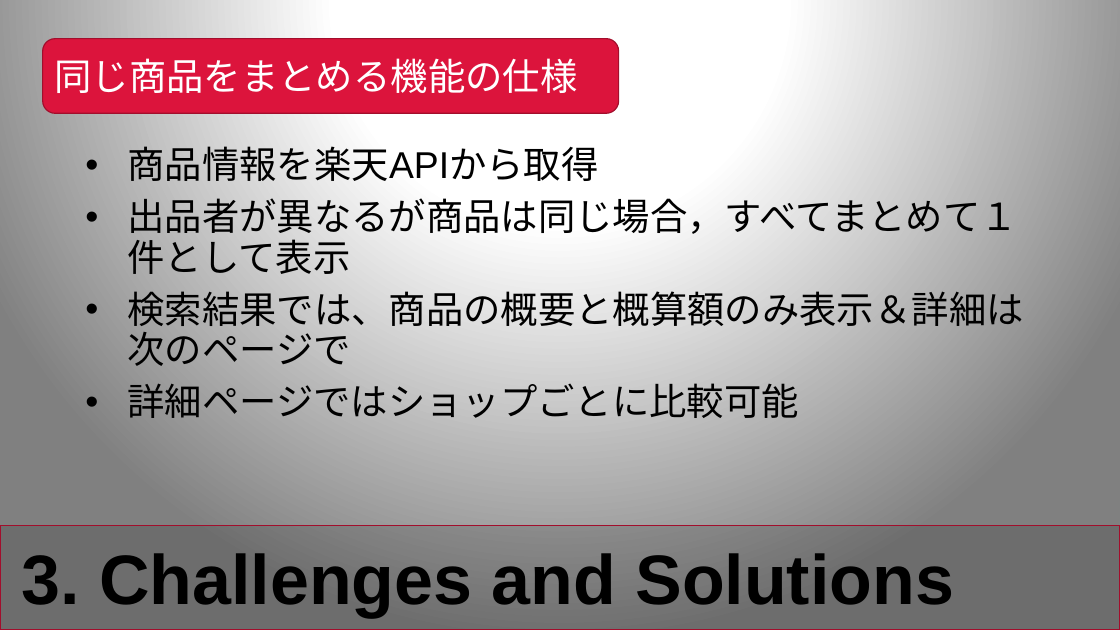
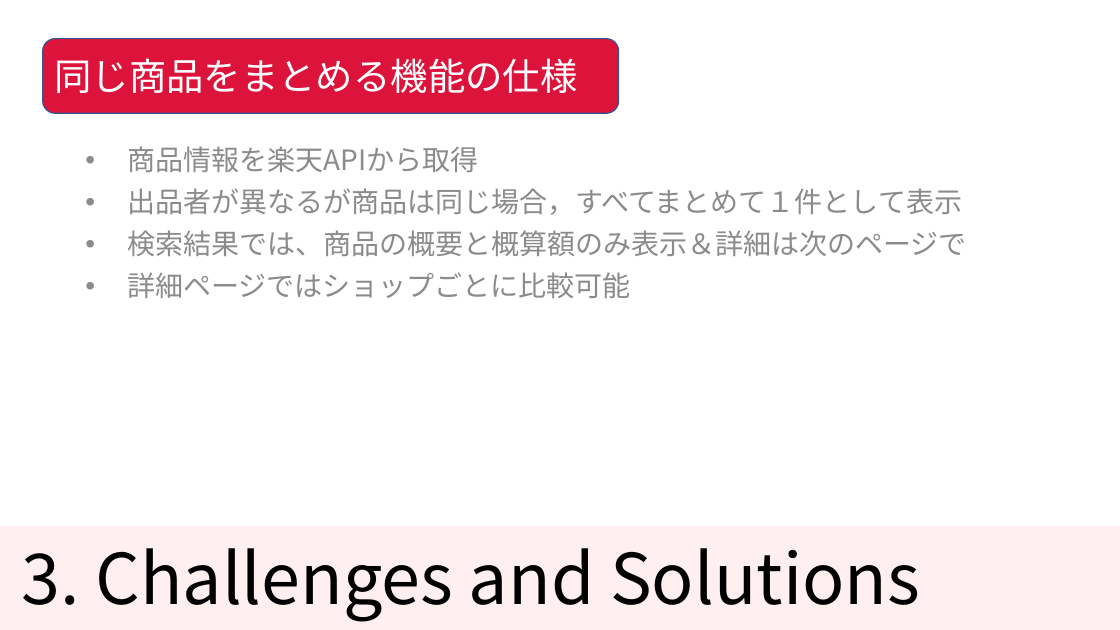
Before and after one commit to KNobuki/Rakuten_fashion, a slide deck: slide 9 of presentation/Presentation.pptx (slide 8 before the commit). Drawn at 1120x630 pixels with LibreOffice and Linux fonts; fonts in the diff are those of the drawing. Boxes give left, top, right and bottom in pixels: in the first picture for what was removed or moved away, otherwise in the second. Text is boxed around its words. In the diff, an @@ line names an element or a change of style, - is before the commit and + after.

Commit message:
changed design

```diff
--- a/presentation/Presentation.pptx
+++ b/presentation/Presentation.pptx
@@ background gradient #FFFFFF to #808080 to #FFFFFF @@
@@ rounded rectangle "同じ商品をまとめる機能の仕様" at (43, 39, 619, 113): font Arial to Noto Sans CJK JP; outline #A30F2C 1 pt to #325491 1 pt @@
@@ text "商品情報を楽天APIから取得" at (127, 146, 966, 298): size 32 to 24 pt, font Arial to Noto Sans CJK JP, text colour #000000 to #8C8C8C @@
@@ rectangle at (0, 526, 1120, 630): fill #000000 at 14% opacity to #FF9199 at 14% opacity; outline #A30F2C 1 pt to none @@
@@ title "3. Challenges and Solutions" at (21, 548, 920, 621): font Arial to Noto Sans CJK JP, bold off @@
```
Also in this commit, not shown: 13 other slides changed, 1 slide added.
